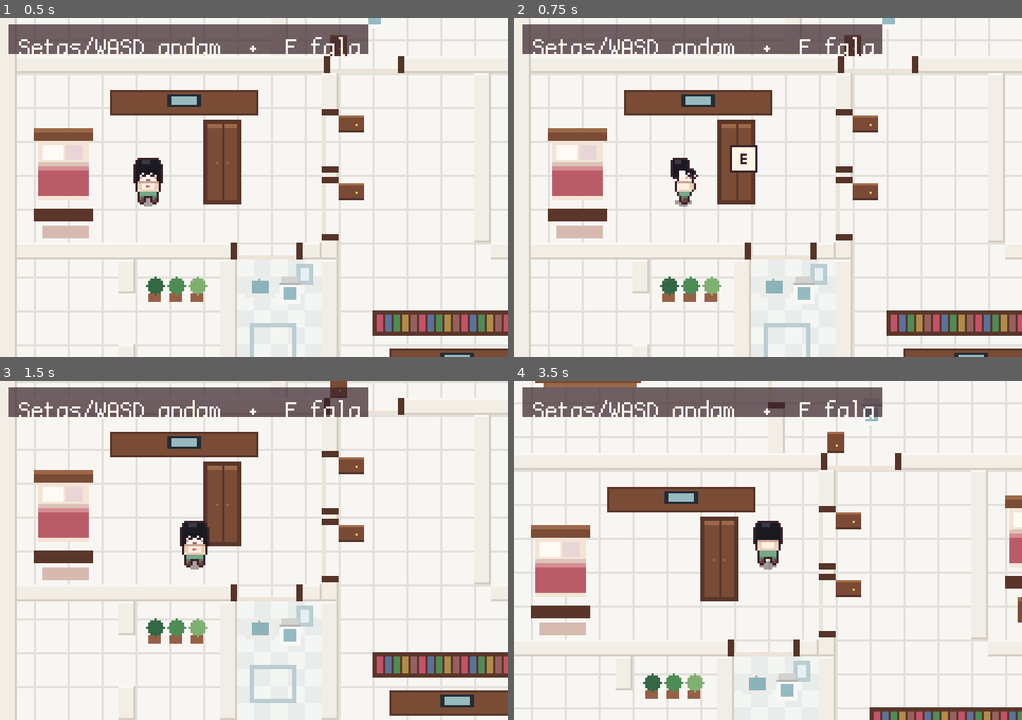
Above: before the commit, frames 1-4 (two rows, left to right).
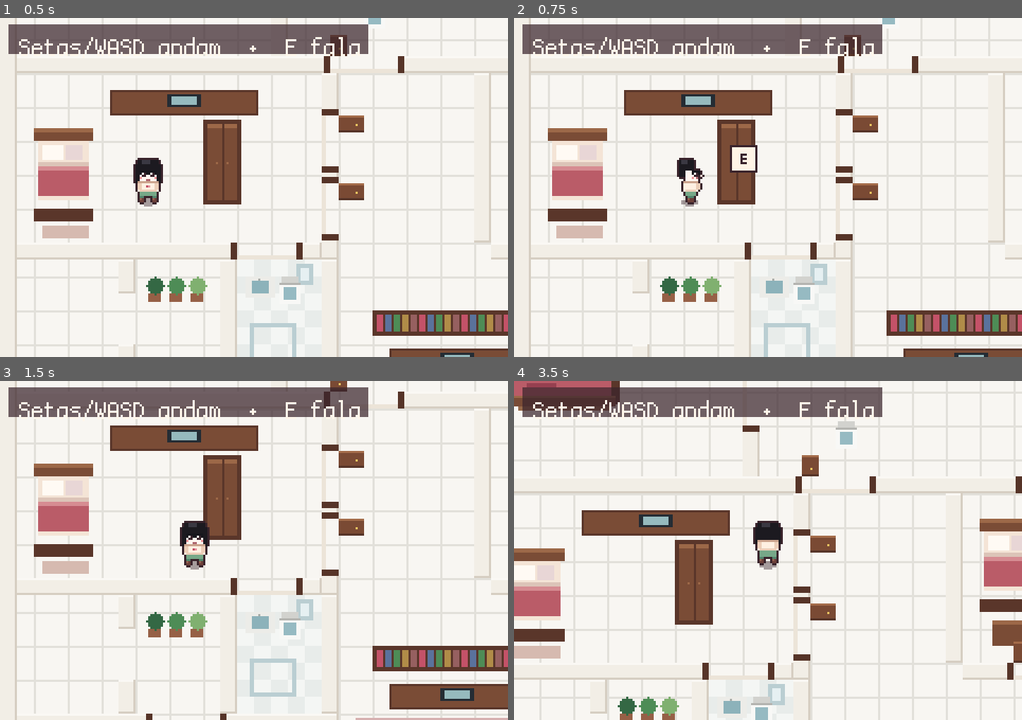
Above: after the commit, the same moments.

Repository: xandevmferreira/xandevmferreira
Game: Godot game, scene res://scenes/casa/casa.tscn
Same seed, same stepped clock (60 frames per second), same inputs: the game is played once before the commit and once after it.
Inputs (mouse positions are in pixels of both pictures, inside the frame that each line leads up to):
- Up to frame 1 (0.5 s): no input
- Up to frame 2 (0.75 s): tap Enter at 0.5 s; move the mouse to (879, 170) at 0.52 s; hold D (move_right) from 0.53 s (still down); hold E (interact) from 0.53 s (still down); click (879, 170) at 0.67 s
- Up to frame 3 (1.5 s): tap Space at 0.77 s; move the mouse to (152, 567) at 1.27 s; release D (move_right) at 1.28 s; release E (interact) at 1.28 s; hold S (move_down) from 1.28 s (still down); tap E (interact) at 1.35 s
- Up to frame 4 (3.5 s): tap Space at 1.52, 2, 3.02 s; move the mouse to (818, 475) at 2.02 s; release S (move_down) at 2.03 s; hold D (move_right) 2.03-2.78 s; hold E (interact) 2.03-2.78 s; tap Z at 2.1 s; move the mouse to (742, 618) at 2.77 s; hold W (move_up) from 2.78 s (still down); tap Enter at 2.85 s; click (742, 618) at 2.92 s; tap E (interact) at 3.05 s

Frame 1 is identical in both runs. In frame 2, 0.5% of the frame differs, in the area x 30-38%, y 41-56%; in frame 3, 11%; in frame 4, 24%, in the area x 0-100%, y 0-100%.

Commit message:
Fecha o jogo com a família na sala e publica o final.
O Pai recita sem citar o livro. A Amanda chama o Alexandre de amor. O coração cresce na tela e a mensagem de aniversário passa sozinha. Um gato preto fica na frente da casa, e placas indicam a UFPA e o consultório.

Co-authored-by: Alexandre Ferreira <xandevmferreira@users.noreply.github.com>

Diff:
--- a/scenes/rua/rua.tscn
+++ b/scenes/rua/rua.tscn
@@ -15,6 +15,7 @@
 [ext_resource type="Script" path="res://scripts/creta_talk.gd" id="13_falar_carro"]
 [ext_resource type="Script" path="res://scripts/npc.gd" id="14_npc"]
 [ext_resource type="Texture2D" path="res://assets/sprites/henrique.png" id="15_henrique"]
+[ext_resource type="Texture2D" path="res://assets/sprites/gato_preto.png" id="16_gato_preto"]
 
 [sub_resource type="RectangleShape2D" id="RectangleShape2D_flores_solido"]
 size = Vector2(12, 6)
@@ -78,6 +79,12 @@
 [node name="CollisionShape2D" type="CollisionShape2D" parent="Props/Flowers/Solid"]
 position = Vector2(0, -3)
 shape = SubResource("RectangleShape2D_flores_solido")
+
+[node name="GatoPreto" type="Sprite2D" parent="Props"]
+texture_filter = 0
+position = Vector2(108, 82)
+texture = ExtResource("16_gato_preto")
+script = ExtResource("8_pes")
 
 [node name="Cat" type="Node2D" parent="Props"]
 position = Vector2(120, 162)
--- a/scripts/game.gd
+++ b/scripts/game.gd
@@ -48,6 +48,12 @@
 var clinic_seen := false
 var alexandre_pending := false
 var alexandre_sent := false
+var finale_played := false
+var _family_staged := false
+var _cine := false
+var _cine_hold := 0.0
+var _cine_heart: Node2D
+var finale_caption := ""
 var _hearts := {}
 var _said_gate := false
 var _spawn_used := ""
@@ -60,7 +66,7 @@
 	_build_ui()
 
 func blocks_player() -> bool:
-	return dialogue_open or transitioning
+	return dialogue_open or transitioning or _cine
 
 func is_driving() -> bool:
 	return driving
@@ -126,7 +132,12 @@
 			clinic_seen = true
 			start_dialogue(Story.lines_for("clinica_chegada"))
 		elif scene.name == "Casa" and alexandre_pending and not alexandre_sent:
-			phone_ringing = true
+			alexandre_sent = true
+			phone_ringing = false
+			_after_close = "finale"
+			start_dialogue(Story.lines_for("alexandre"))
+		elif scene.name == "Casa" and finale_played and not _family_staged:
+			_stage_family()
 	)
 
 func set_prompt(anchor: Vector2, show: bool) -> void:
@@ -152,6 +163,11 @@
 				_arrow.visible = true
 	elif dialogue_open:
 		_arrow.visible = int(Time.get_ticks_msec() / 360.0) % 2 == 0
+		if _cine:
+			_cine_hold += delta
+			if _cine_hold >= 1.7:
+				_cine_hold = 0.0
+				_advance()
 
 	var scene := get_tree().current_scene
 	if scene != null and scene.name == "Casa" and not phone_read and not phone_ringing and not dialogue_open:
@@ -191,6 +207,8 @@
 
 func _show_current_line() -> void:
 	_full = _lines[_index]
+	if _cine:
+		finale_caption = _full
 	_shown = 0
 	_char_clock = 0.0
 	_typing = true
@@ -217,10 +235,16 @@
 	_arrow.visible = false
 	var follow := _after_close
 	_after_close = ""
+	var cine := _cine
+	if cine:
+		_cine = false
+		_release_player()
 	if follow == "timer":
 		gym_left = 180.0
 	elif follow == "enter_car":
 		_start_drive()
+	elif follow == "finale":
+		_begin_finale()
 
 func read_phone() -> void:
 	if not phone_ringing or dialogue_open or transitioning:
@@ -228,6 +252,7 @@
 	phone_ringing = false
 	if alexandre_pending and not alexandre_sent:
 		alexandre_sent = true
+		_after_close = "finale"
 		start_dialogue(Story.lines_for("alexandre"))
 		return
 	phone_read = true
@@ -298,6 +323,79 @@
 		return
 	driving = false
 	request_scene("res://scenes/universidade/universidade.tscn", "default")
+
+func _begin_finale() -> void:
+	if finale_played:
+		return
+	finale_played = true
+	_cine = true
+	var scene := get_tree().current_scene
+	if scene == null or scene.name != "Casa":
+		request_scene("res://scenes/casa/casa.tscn", "from_clinica")
+		return
+	_stage_family()
+
+func _stage_family() -> void:
+	if _family_staged:
+		return
+	var scene := get_tree().current_scene
+	if scene == null:
+		return
+	var props := scene.get_node_or_null("Props")
+	var player := scene.get_node_or_null("Props/Player") as CharacterBody2D
+	if props == null or player == null:
+		return
+	_family_staged = true
+	player.global_position = Vector2(220, 284)
+	player.facing = Vector2.UP
+	player.velocity = Vector2.ZERO
+	player.collision_layer = 0
+	player.set_physics_process(false)
+	if player.has_method("apply_outfit") and dressed:
+		player.apply_outfit("elegante")
+	var sprite := player.get_node_or_null("AnimatedSprite2D") as AnimatedSprite2D
+	if sprite:
+		sprite.play(&"idle_up")
+	_move_feet(scene.get_node_or_null("Props/Pai"), Vector2(186, 284))
+	_move_feet(scene.get_node_or_null("Props/Mae"), Vector2(252, 284))
+	_move_feet(scene.get_node_or_null("Props/Cachorra"), Vector2(150, 286))
+	if scene.get_node_or_null("Props/Alexandre") == null:
+		var amor := Sprite2D.new()
+		amor.name = "Alexandre"
+		amor.texture = load("res://assets/sprites/alex.png")
+		amor.texture_filter = CanvasItem.TEXTURE_FILTER_NEAREST
+		amor.centered = true
+		if amor.texture:
+			amor.offset = Vector2(0, -amor.texture.get_height() * 0.5 + 1.0)
+		props.add_child(amor)
+		amor.position = Vector2(286, 284)
+	var tela := Sprite2D.new()
+	tela.name = "TelaFinal"
+	tela.texture = load("res://assets/sprites/heart_full.png")
+	tela.texture_filter = CanvasItem.TEXTURE_FILTER_NEAREST
+	tela.centered = true
+	tela.position = Vector2(216, 232)
+	tela.scale = Vector2(1, 1)
+	props.add_child(tela)
+	_cine_heart = tela
+	collect_heart("final")
+	var tween := create_tween()
+	tween.tween_property(tela, "scale", Vector2(3, 3), 1.15).set_trans(Tween.TRANS_SINE).set_ease(Tween.EASE_OUT)
+	tween.tween_callback(func() -> void:
+		if not dialogue_open:
+			start_dialogue(Story.lines_for("final"))
+	)
+
+func _move_feet(node: Node2D, feet: Vector2) -> void:
+	if node:
+		node.position = feet
+
+func _release_player() -> void:
+	var player := get_tree().get_first_node_in_group("player") as CharacterBody2D
+	if player == null:
+		return
+	player.collision_layer = 2
+	player.set_physics_process(true)
 
 func _start_drive() -> void:
 	if _car == null:
--- a/scripts/player.gd
+++ b/scripts/player.gd
@@ -2,7 +2,7 @@
 
 ## Personagem em visão de cima. Anda em quatro direções e fala com o que está à frente.
 
-const SPEED := 48.0
+const SPEED := 64.0
 const FRAME := Vector2i(16, 24)
 
 @onready var sprite: AnimatedSprite2D = $AnimatedSprite2D
--- a/scripts/story.gd
+++ b/scripts/story.gd
@@ -35,8 +35,11 @@
 		"Alex: amor, eu já alonguei.",
 	],
 	"pai": [
-		"Pai: No Quixote, o amor às vezes voa.",
-		"Pai: Às vezes anda. Ninguém o alcança, nem lhe escapa.",
+		"Pai: O amor às vezes voa.",
+		"Pai: Às vezes anda. Ninguém lhe escapa.",
+		"Pai: Os filhos são como flechas.",
+		"Pai: Lançamos sem saber o destino.",
+		"Pai: A vida passa. O amor fica.",
 	],
 	"mae": [
 		"Mãe: Bom dia filhota!",
@@ -128,8 +131,17 @@
 		"Manda mensagem pro Alexandre.",
 	],
 	"alexandre": [
-		"Amanda: Alexandre, terminei o atendimento.",
-		"Alexandre: Te espero, meu bem.",
+		"Amanda: Amor, to muito cansada.",
+		"Amanda: Vamos dormir juntos?",
+	],
+	"final": [
+		"Todos torcemos por ti.",
+		"Te amamos incondicionalmente.",
+		"Estaremos sempre aqui por você.",
+		"Feliz aniversário.",
+		"Deus te abençoe sempre.",
+		"Nunca pare a busca pela felicidade.",
+		"Te amamos!",
 	],
 	"eli_depois": [
 		"Eli: O biscoito ainda está quentinho.",
--- a/tools/smoke_test.gd
+++ b/tools/smoke_test.gd
@@ -430,19 +430,29 @@
 		_fail("não voltou pra casa depois do consultório")
 		return
 	await create_timer(0.55).timeout
-	if not _game.phone_ringing:
+	if not _game.dialogue_open:
 		_fail("a mensagem pro Alexandre não apareceu")
 		return
-	_press_interact()
-	for _frame in 4:
-		await process_frame
-	if not await _seen("Alexandre"):
+	if not await _seen("cansada"):
 		_fail("a mensagem pro Alexandre não abriu")
 		return
 	await _shot(current_scene, "/tmp/art-preview/godot_alexandre.png")
 	await _close_talk()
 	if not _game.alexandre_sent:
 		_fail("a mensagem pro Alexandre não foi enviada")
+		return
+	var espera := 0
+	while espera < 400 and String(_game.finale_caption).is_empty():
+		await process_frame
+		espera += 1
+	if _game.heart_pieces != 4:
+		_fail("o coração não fechou: %s" % _game.heart_pieces)
+		return
+	if String(_game.finale_caption).is_empty():
+		_fail("a mensagem da família não apareceu")
+		return
+	await create_timer(0.4).timeout
+	await _shot(current_scene, "/tmp/art-preview/godot_final.png")
 
 func _seen(snippet: String) -> bool:
 	var guard := 0
Binary file changed: assets/maps/consultorio.png
Binary file changed: assets/maps/rua.png
Binary file changed: assets/maps/ufpa.png
Binary file added: assets/sprites/gato_preto.png
Not shown, added: assets/sprites/gato_preto.png.import
Binary file added: assets/sprites/heart_full.png
Not shown, added: assets/sprites/heart_full.png.import
Not shown: 1 places in scenes/rua/rua.tscn that only renumber resources
Not shown, changed: docs/casa.md
Not shown, changed: jogar/Jogar.html
Not shown, changed: jogar/Jogar.pck
Not shown, changed: jogar/index.html
(and 1 more such lines)
